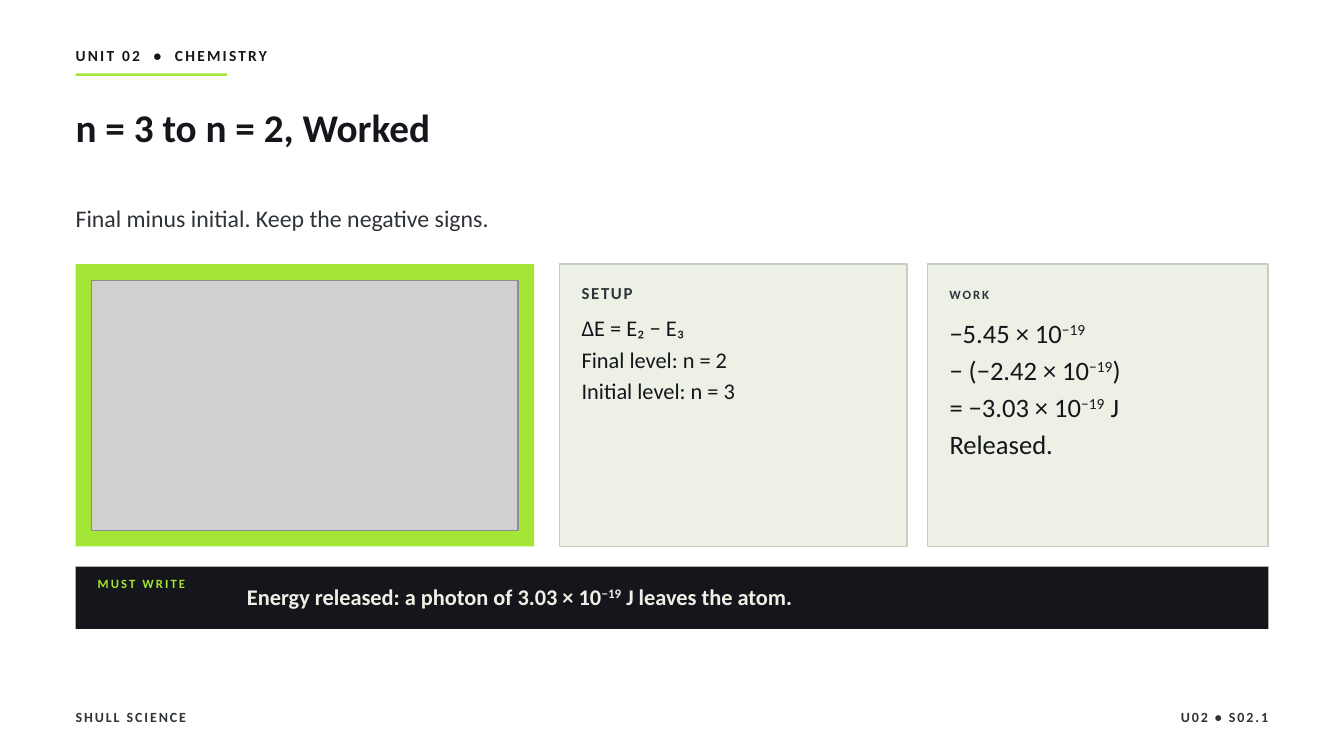
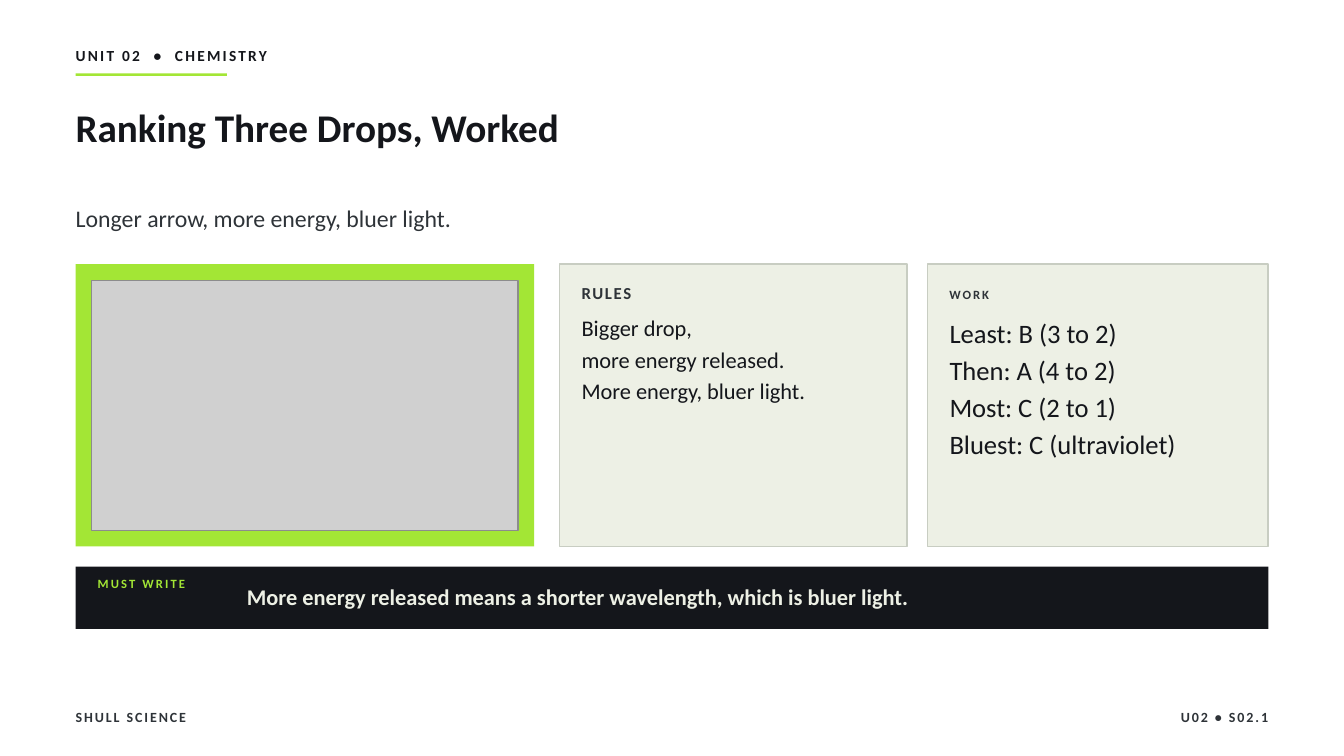
Before and after one commit to Hayabusa015/WorkWork, a slide deck: slide 16 of deliverables/chem-u02/SHULL_CHEM_Slides_U02_S02.1.pptx. Drawn at 1344x756 pixels with LibreOffice and Linux fonts; fonts in the diff are those of the drawing; grey boxes stand for pictures. Boxes give left, top, right and bottom in pixels: in the first picture for what was removed or moved away, otherwise in the second. Text is boxed around its words. In the diff, an @@ line names an element or a change of style, - is before the commit and + after.

```diff
--- a/deliverables/chem-u02/SHULL_CHEM_Slides_U02_S02.1.pptx
+++ b/deliverables/chem-u02/SHULL_CHEM_Slides_U02_S02.1.pptx
@@ title at box(76, 114, 558, 149): text changed @@
-n = 3 to n = 2, Worked
+Ranking Three Drops, Worked
@@ text at box(76, 210, 450, 231): text changed @@
-Final minus initial. Keep the negative signs.
+Longer arrow, more energy, bluer light.
@@ text at box(582, 288, 632, 299): text changed @@
-SETUP
+RULES
@@ text at box(582, 320, 805, 403): text changed @@
-ΔE = E₂ − E₃
-Final level: n = 2
-Initial level: n = 3
+Bigger drop,
+more energy released.
+More energy, bluer light.
@@ text at box(950, 323, 1175, 458): text changed @@
-−5.45 × 10−19
-− (−2.42 × 10−19)
-= −3.03 × 10−19 J
-Released.
+Least: B (3 to 2)
+Then: A (4 to 2)
+Most: C (2 to 1)
+Bluest: C (ultraviolet)
@@ text at box(247, 589, 908, 609): text changed @@
-Energy released: a photon of 3.03 × 10−19 J leaves the atom.
+More energy released means a shorter wavelength, which is bluer light.
```
Also in this commit, not shown: 11 other slides changed, 1 slide added, 1 slide removed, 7 other files.
